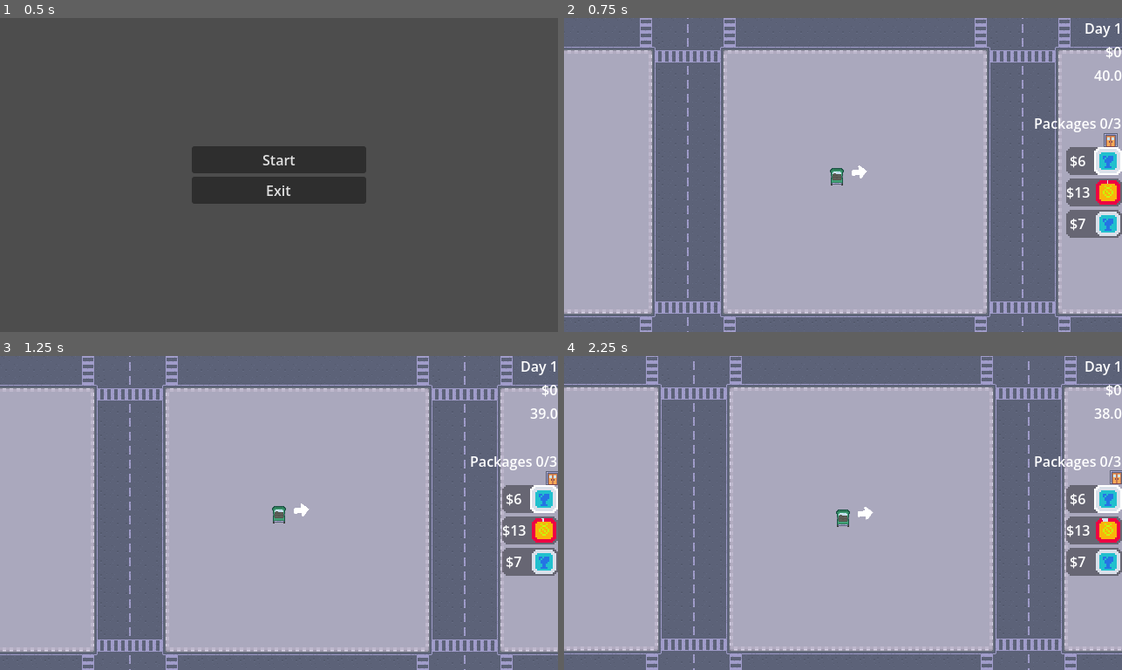
Above: before the commit, frames 1-4 (two rows, left to right).
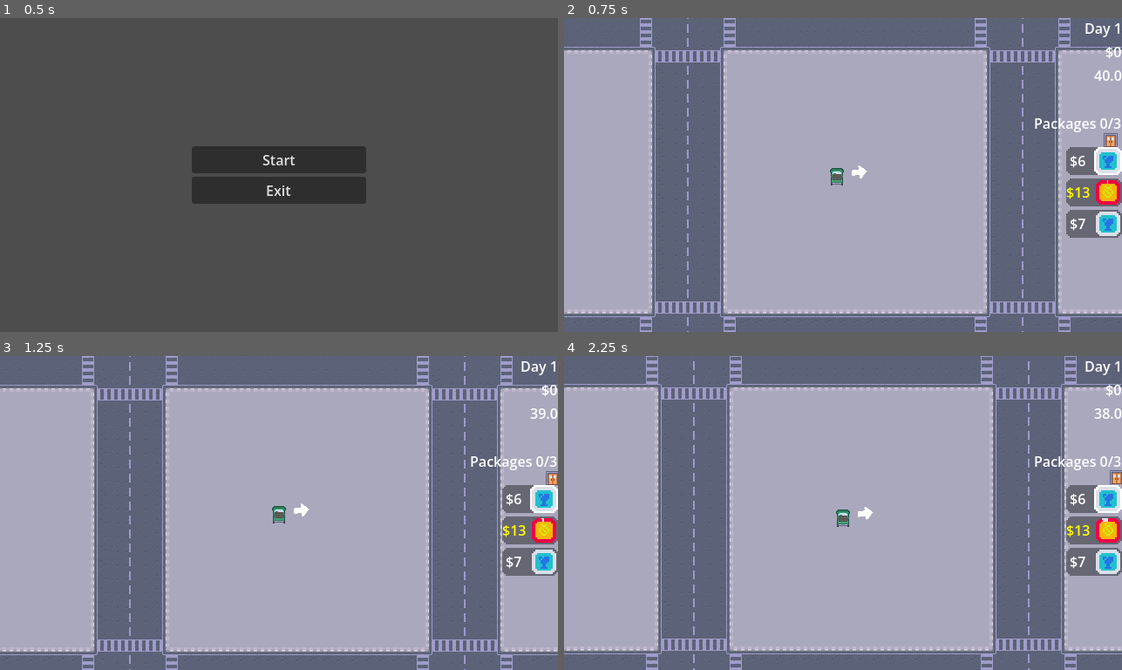
Above: after the commit, the same moments.

Repository: ruben-velasquez/rush-and-deliver
Game: Godot game, scene res://scenes/main_menu.tscn
The game is run twice, just before and just after one commit, with the same random seed, the same clock (stepped at 60 frames per second) and the same inputs.
Inputs:
- Up to frame 1 (0.5 s): no input
- Up to frame 2 (0.75 s): click "Start" at 0.5 s
- Up to frame 3 (1.25 s): no input
- Up to frame 4 (2.25 s): hold D (right) 1.28-2.03 s; tap Enter at 2 s; hold S (down) from 2.03 s (still down)

Frame 1 is identical in both runs. In frame 2, less than 0.1% of the frame differs, in the area x 90-95%, y 53-58%; in frame 3, less than 0.1%; in frame 4, less than 0.1%.

Commit message:
feat: add upgrades list to the ui

Diff:
--- /dev/null
+++ b/objects/upgrade_icons.tres
@@ -0,0 +1,34 @@
+[gd_resource type="Resource" script_class="AtlasDB" format=3 uid="uid://08hlhn8qhqb7"]
+
+[ext_resource type="Script" uid="uid://ljgdrksewdgi" path="res://scripts/atlas_db.gd" id="1_p7nyx"]
+[ext_resource type="Texture2D" uid="uid://8lg7ih6s2ctc" path="res://assets/upgrades.png" id="2_ejj0c"]
+
+[sub_resource type="AtlasTexture" id="AtlasTexture_uhkbm"]
+atlas = ExtResource("2_ejj0c")
+region = Rect2(7, 1, 18, 30)
+
+[sub_resource type="AtlasTexture" id="AtlasTexture_47gjq"]
+atlas = ExtResource("2_ejj0c")
+region = Rect2(69, 5, 22, 22)
+
+[sub_resource type="AtlasTexture" id="AtlasTexture_hxrie"]
+atlas = ExtResource("2_ejj0c")
+region = Rect2(138, 3, 12, 25)
+
+[sub_resource type="AtlasTexture" id="AtlasTexture_0ntkf"]
+atlas = ExtResource("2_ejj0c")
+region = Rect2(102, 4, 22, 23)
+
+[sub_resource type="AtlasTexture" id="AtlasTexture_qcqnx"]
+atlas = ExtResource("2_ejj0c")
+region = Rect2(38, 2, 20, 26)
+
+[resource]
+script = ExtResource("1_p7nyx")
+sprites = Dictionary[String, Texture2D]({
+"capacity": SubResource("AtlasTexture_uhkbm"),
+"reinforced_storage": SubResource("AtlasTexture_47gjq"),
+"risky_delivery": SubResource("AtlasTexture_hxrie"),
+"rush_delivery_license": SubResource("AtlasTexture_0ntkf"),
+"speed": SubResource("AtlasTexture_qcqnx")
+})
--- a/scenes/game_ui.tscn
+++ b/scenes/game_ui.tscn
@@ -4,6 +4,7 @@
 [ext_resource type="Script" uid="uid://dm8n6p04kyns1" path="res://scripts/money_label.gd" id="1_yubou"]
 [ext_resource type="Script" uid="uid://kfwi6o6bgg5" path="res://scripts/timer.gd" id="2_rns2u"]
 [ext_resource type="Script" uid="uid://cudx08m51indf" path="res://scripts/packages_info.gd" id="4_u2dgd"]
+[ext_resource type="Script" uid="uid://530o6888woxd" path="res://scripts/upgrades_ui.gd" id="5_bt76a"]
 
 [node name="UI" type="Control" unique_id=1845636788]
 layout_mode = 3
@@ -76,3 +77,9 @@
 text = "All packages are shipped.
 Go to the shipping office"
 horizontal_alignment = 2
+
+[node name="Upgrades" type="HBoxContainer" parent="." unique_id=1954800613]
+layout_mode = 0
+offset_right = 40.0
+offset_bottom = 40.0
+script = ExtResource("5_bt76a")
--- /dev/null
+++ b/scripts/atlas_db.gd
@@ -0,0 +1,4 @@
+class_name AtlasDB
+extends Object
+
+@export var sprites: Dictionary[String, Texture2D] = {}
--- a/scripts/game_manager.gd
+++ b/scripts/game_manager.gd
@@ -60,6 +60,7 @@
 	RunData.money = 0
 	UpgradesManager.current_upgrades.clear()
 
+
 func calculate_costs():
 	current_costs.clear()
 
--- a/scripts/objects/upgrade.gd
+++ b/scripts/objects/upgrade.gd
@@ -5,6 +5,7 @@
 var base_price: int
 var unique: bool
 var weight: int = 1
+var id: String
 
 func on_purchase():
 	pass
--- a/scripts/package_icon.gd
+++ b/scripts/package_icon.gd
@@ -23,7 +23,8 @@
 	match package.property:
 		Package.PackageProperty.URGENT:
 			progress_bar.value = (package.urgent_time_left * 100) / RunData.stats.urgent_packages_time
-			reward_label.text = "$%s" % package.reward
+			if package.urgent_time_left <= 0:
+				reward_label.text = "$%s" % package.reward
 		Package.PackageProperty.FRAGILE:
 			progress_bar.value = ((RunData.stats.fragile_packages_health - package.fragile_health) * 100) / RunData.stats.fragile_packages_health
 
@@ -35,6 +36,7 @@
 
 	match package.property:
 		Package.PackageProperty.URGENT:
+			reward_label.text = "[color=yellow]%s[/color]" % reward_label.text
 			progress_bar.texture_under = urgent_icon
 		Package.PackageProperty.FRAGILE:
 			progress_bar.texture_under = fragile_icon
--- a/scripts/upgrades/capacity_upgrade.gd
+++ b/scripts/upgrades/capacity_upgrade.gd
@@ -3,6 +3,7 @@
 
 func _init() -> void:
 	name = "Upgrade capacity"
+	id = "capacity"
 	base_price = 5
 	unique = false
 
--- a/scripts/upgrades/reinforced_storage_upgrade.gd
+++ b/scripts/upgrades/reinforced_storage_upgrade.gd
@@ -3,6 +3,7 @@
 
 func _init() -> void:
 	name = "Reinforced Storage"
+	id = "reinforced_storage"
 	base_price = 7
 	unique = true
 
--- a/scripts/upgrades/risky_delivery_upgrade.gd
+++ b/scripts/upgrades/risky_delivery_upgrade.gd
@@ -3,6 +3,7 @@
 
 func _init() -> void:
 	name = "Risky delivery"
+	id = "risky_delivery"
 	base_price = 10
 	unique = true
 
--- a/scripts/upgrades/rush_delivery_upgrade.gd
+++ b/scripts/upgrades/rush_delivery_upgrade.gd
@@ -3,6 +3,7 @@
 
 func _init() -> void:
 	name = "Rush Delivery License"
+	id = "rush_delivery_license"
 	base_price = 15
 	unique = true
 
--- a/scripts/upgrades/speed_upgrade.gd
+++ b/scripts/upgrades/speed_upgrade.gd
@@ -5,6 +5,7 @@
 	unique = true
 	name = "Speed Upgrade"
 	base_price = 10
+	id = "speed"
 
 func get_description() -> String:
 	return "1.2x Speed"
--- /dev/null
+++ b/scripts/upgrades_ui.gd
@@ -0,0 +1,11 @@
+extends HBoxContainer
+
+const ICONS: AtlasDB = preload("res://objects/upgrade_icons.tres")
+
+# Called when the node enters the scene tree for the first time.
+func _ready() -> void:
+	for upgrade in UpgradesManager.current_upgrades:
+		var img = TextureRect.new()
+		img.texture = ICONS.sprites.get(upgrade.id)
+		img.stretch_mode = TextureRect.STRETCH_KEEP_ASPECT
+		add_child(img)
Binary file added: assets/upgrades.png
Not shown, added: assets/upgrades.png.import
Not shown, added: scripts/atlas_db.gd.uid
Not shown, added: scripts/upgrades_ui.gd.uid
